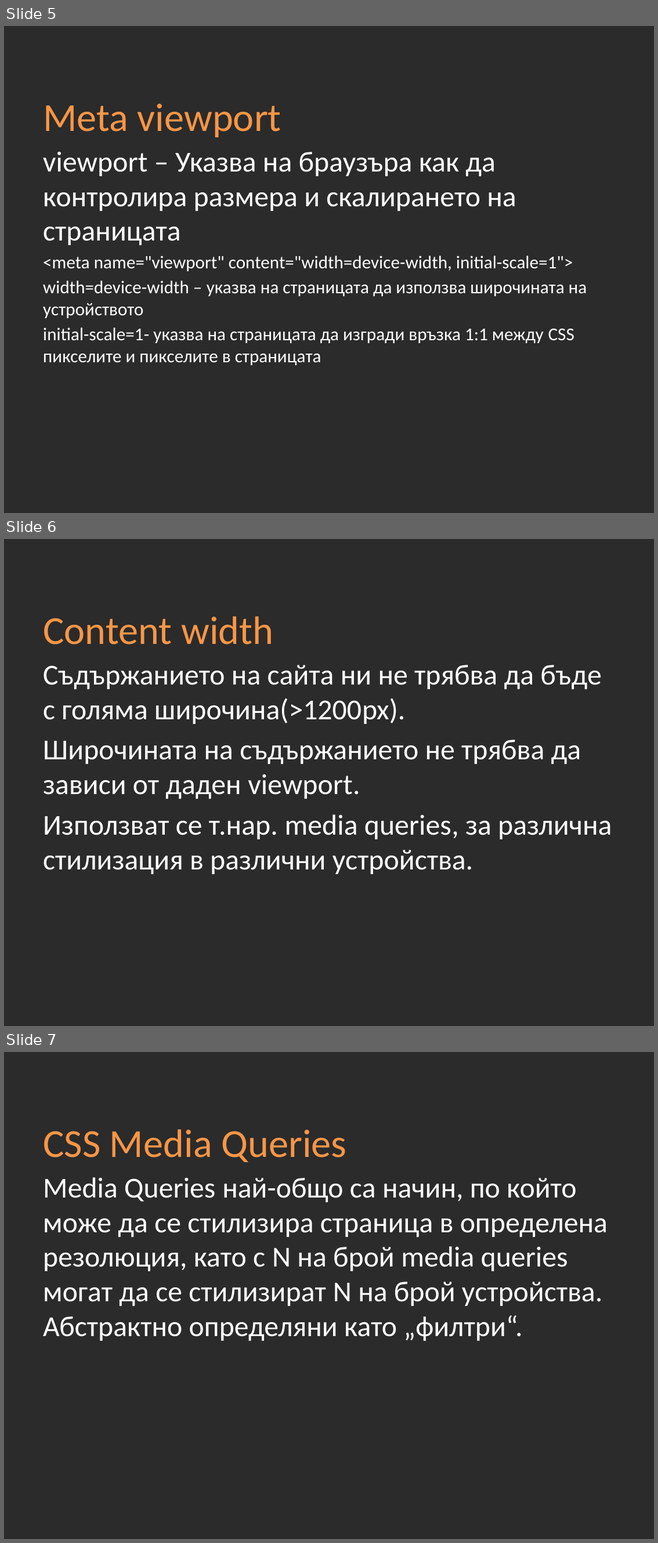
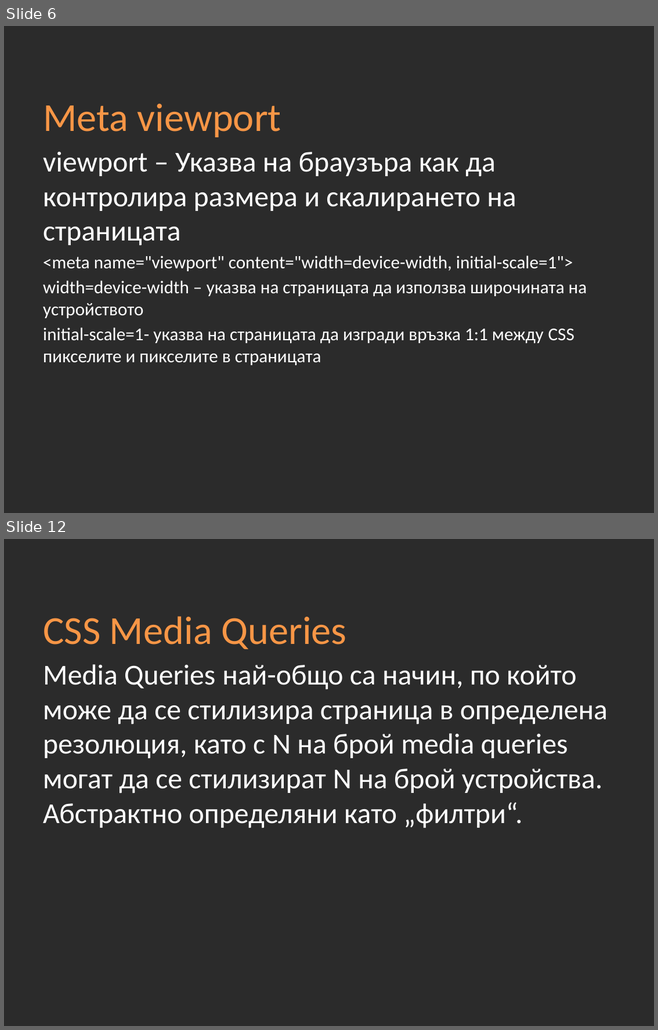
Before and after one commit to Academy-Soft-Intellect/Front-End-Course, a slide deck: 08-Adaptive-Design/09-Adaptive-Design.pptx. Shown one above the other, each under a label of ours: slides 5, 6 and 7 before the commit, slides 6 and 12 after it; the slides between them are not shown. The pictures are 658x1543 and 658x1030 pixels, drawn with LibreOffice and Linux fonts; fonts in the diff are those of the drawing; background and template pictures are left out; a plain dark background stands for a picture behind light text. Boxes give left, top, right and bottom in pixels: in the first picture for what was removed or moved away, otherwise in the second. Text is boxed around its words. In the diff, an @@ line names an element or a change of style, - is before the commit and + after.

```diff
--- a/08-Adaptive-Design/09-Adaptive-Design.pptx
+++ b/08-Adaptive-Design/09-Adaptive-Design.pptx
@@ slide 6 removed at [4,539,654,1026], background picture (left out) @@
@@ title removed at [43,616,273,645] @@
-Content width
@@ text removed at [43,665,611,874] @@
-Съдържанието на сайта ни не трябва да бъде с голяма широчина(>1200px).
-Широчината на съдържанието не трябва да зависи от даден viewport.
-Използват се т.нар. media queries, за различна стилизация в различни устройства.
@@ what was slide 5 is now slide 6 @@
@@ what was slide 7 is now slide 12 @@
```
Also in this commit, not shown: 2 slides changed, 7 slides added, 1 other slide removed.
